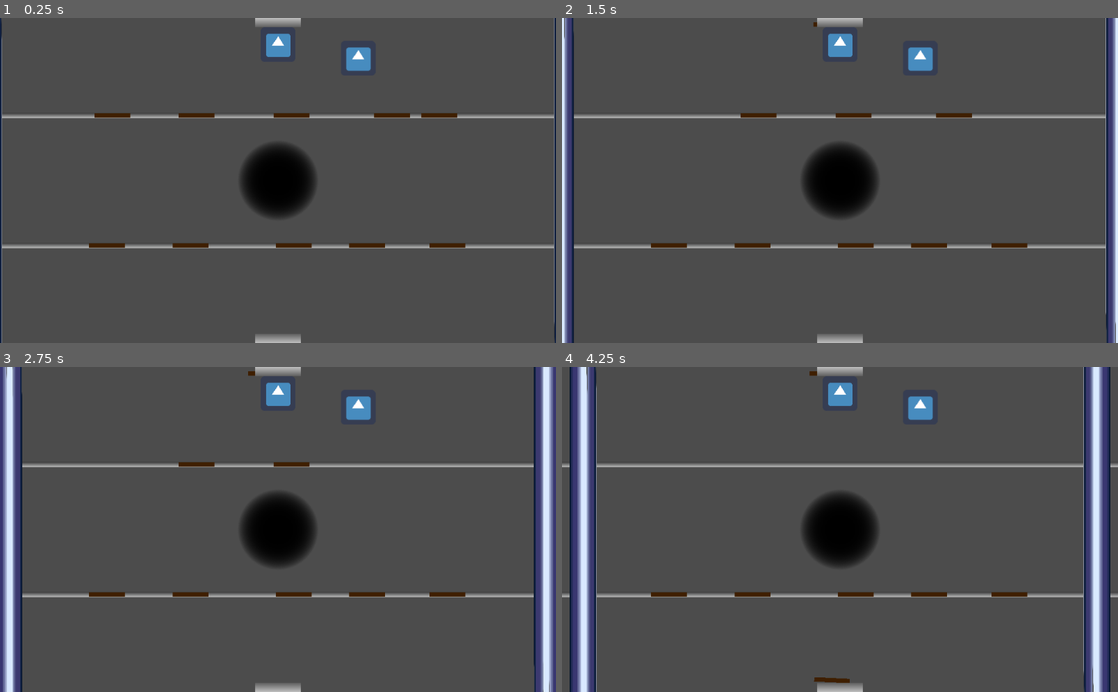
Above: before the commit, frames 1-4 (two rows, left to right).
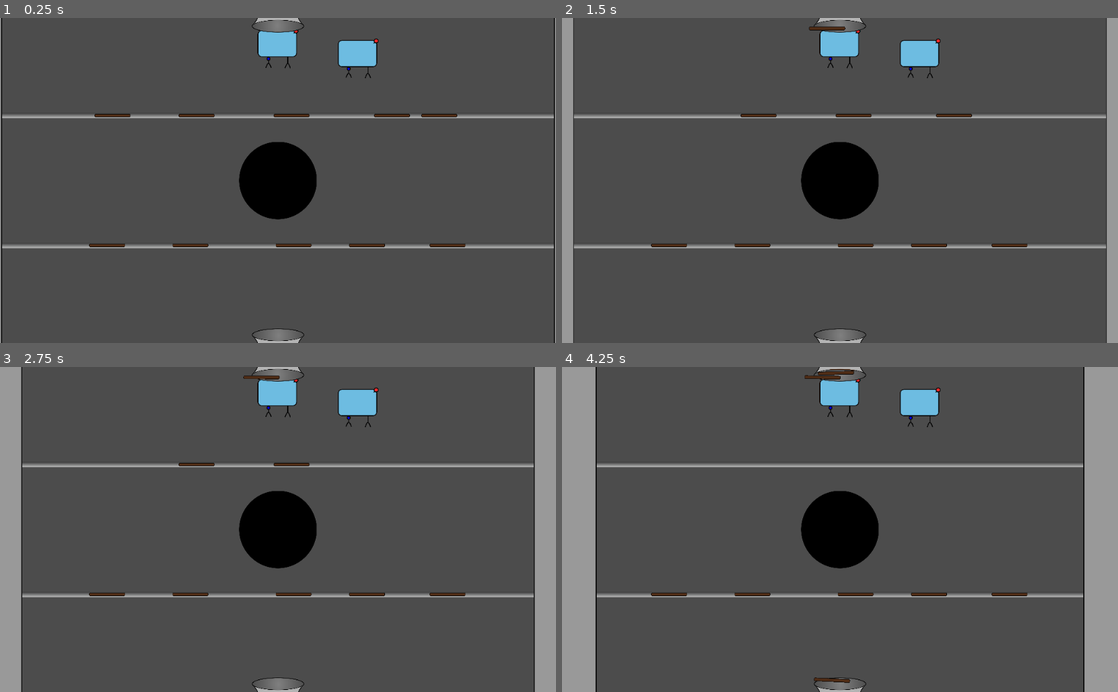
Above: after the commit, the same moments.

Repository: hgcummings/garbage-crusher
Game: Godot game, scene res://Main.tscn
Two runs of this game, one before a commit and one after it. Both use one fixed random seed, a clock stepped at 60 frames per second and the inputs below. The engine's default icon, where the game draws it, is replaced by a stand-in: a white triangle on a blue panel in a dark square.
Inputs (mouse positions are in pixels of both pictures, inside the frame that each line leads up to):
- Up to frame 1 (0.25 s): no input
- Up to frame 2 (1.5 s): tap Enter at 0.5 s; move the mouse to (673, 115) at 0.52 s; click (673, 115) at 0.67 s; move the mouse to (1001, 115) at 1.27 s; click (1001, 115) at 1.42 s
- Up to frame 3 (2.75 s): move the mouse to (394, 464) at 2.02 s; click (394, 464) at 2.17 s
- Up to frame 4 (4.25 s): move the mouse to (756, 464) at 2.77 s; click (756, 464) at 2.92 s; move the mouse to (851, 464) at 3.52 s; click (851, 464) at 3.67 s

The runs differ from the first frame. In frame 1, 3.7% of the frame differs, in the area x 0-100%, y 0-100%; in frame 2, 7.2%; in frame 3, 11%; in frame 4, 15%.

Commit message:
initial custom sprites

Diff:
--- a/ChannelStick.tscn
+++ b/ChannelStick.tscn
@@ -1,31 +1,12 @@
-[gd_scene load_steps=9 format=2]
+[gd_scene load_steps=6 format=2]
 
 [ext_resource path="res://ChannelStick.gd" type="Script" id=1]
+[ext_resource path="res://sprites/stick-1.png" type="Texture" id=2]
+[ext_resource path="res://sprites/stick-1-danger.png" type="Texture" id=3]
+[ext_resource path="res://sprites/stick-1-braced.png" type="Texture" id=4]
 
 [sub_resource type="RectangleShape2D" id=1]
 extents = Vector2( 33, 5 )
-
-[sub_resource type="Gradient" id=2]
-offsets = PoolRealArray( 0 )
-colors = PoolColorArray( 0.25098, 0.12549, 0, 1 )
-
-[sub_resource type="GradientTexture" id=3]
-gradient = SubResource( 2 )
-width = 33
-
-[sub_resource type="Gradient" id=6]
-offsets = PoolRealArray( 0, 0.5, 1 )
-colors = PoolColorArray( 0.25098, 0.12549, 0, 1, 0.501961, 0.254902, 0, 1, 0.25098, 0.12549, 0, 1 )
-
-[sub_resource type="GradientTexture" id=7]
-gradient = SubResource( 6 )
-
-[sub_resource type="Gradient" id=4]
-offsets = PoolRealArray( 0, 0.5, 1 )
-colors = PoolColorArray( 0.25098, 0.12549, 0, 1, 0.752941, 0.12549, 0, 1, 0.25098, 0.12549, 0, 1 )
-
-[sub_resource type="GradientTexture" id=5]
-gradient = SubResource( 4 )
 
 [node name="ChannelStick" type="KinematicBody2D"]
 input_pickable = true
@@ -35,20 +16,19 @@
 shape = SubResource( 1 )
 
 [node name="Sprite" type="Sprite" parent="."]
-position = Vector2( -1.49012e-08, -1.78814e-07 )
-scale = Vector2( 2, 8 )
-texture = SubResource( 3 )
+position = Vector2( -1.19209e-06, -1.49012e-07 )
+scale = Vector2( 0.129159, 0.153846 )
+texture = ExtResource( 2 )
 
 [node name="Sprite_Braced" type="Sprite" parent="."]
 visible = false
 position = Vector2( 8.34465e-07, 2.38419e-07 )
-scale = Vector2( 0.03125, 8 )
-texture = SubResource( 7 )
+scale = Vector2( 0.129, 0.154 )
+texture = ExtResource( 4 )
 
 [node name="Sprite_Alarm" type="Sprite" parent="."]
 visible = false
-position = Vector2( -1.10269e-06, 2.38419e-07 )
-scale = Vector2( 0.03125, 8 )
-texture = SubResource( 5 )
+scale = Vector2( 0.129, 0.154 )
+texture = ExtResource( 3 )
 
 [connection signal="input_event" from="." to="." method="_on_Stick_input_event"]
--- a/Chute.tscn
+++ b/Chute.tscn
@@ -1,16 +1,11 @@
 [gd_scene load_steps=5 format=2]
 
 [ext_resource path="res://Chute.gd" type="Script" id=1]
+[ext_resource path="res://sprites/chute.png" type="Texture" id=2]
+[ext_resource path="res://sprites/chute-top.png" type="Texture" id=3]
 
 [sub_resource type="RectangleShape2D" id=1]
-extents = Vector2( 42, 8.5 )
-
-[sub_resource type="Gradient" id=2]
-colors = PoolColorArray( 0.376471, 0.376471, 0.376471, 1, 0.752941, 0.752941, 0.752941, 1 )
-
-[sub_resource type="GradientTexture" id=3]
-gradient = SubResource( 2 )
-width = 200
+extents = Vector2( 49, 12 )
 
 [node name="Chute" type="StaticBody2D"]
 z_index = 100
@@ -18,11 +13,17 @@
 script = ExtResource( 1 )
 
 [node name="CollisionShape2D" type="CollisionShape2D" parent="."]
-position = Vector2( 0, 8.5 )
+position = Vector2( 0, 12 )
 shape = SubResource( 1 )
 
 [node name="Sprite" type="Sprite" parent="."]
-position = Vector2( 1.92597e-08, 8.44061 )
-rotation = -1.5708
-scale = Vector2( 0.0841608, 83.3791 )
-texture = SubResource( 3 )
+position = Vector2( -0.087883, -6.47625 )
+scale = Vector2( 0.177782, 0.177782 )
+texture = ExtResource( 2 )
+
+[node name="TopSprite" type="Sprite" parent="."]
+position = Vector2( -0.52515, -12.16 )
+scale = Vector2( 0.178462, 0.178462 )
+z_index = 150
+z_as_relative = false
+texture = ExtResource( 3 )
--- a/FloorStick.tscn
+++ b/FloorStick.tscn
@@ -1,22 +1,18 @@
-[gd_scene load_steps=7 format=2]
+[gd_scene load_steps=6 format=2]
 
 [ext_resource path="res://FloorStick.gd" type="Script" id=1]
 [ext_resource path="res://InteractiveChild.gd" type="Script" id=2]
+[ext_resource path="res://sprites/stick-1.png" type="Texture" id=3]
 
 [sub_resource type="RectangleShape2D" id=1]
 extents = Vector2( 33, 5 )
-
-[sub_resource type="Gradient" id=2]
-offsets = PoolRealArray( 0 )
-colors = PoolColorArray( 0.25098, 0.12549, 0, 1 )
-
-[sub_resource type="GradientTexture" id=3]
-gradient = SubResource( 2 )
 
 [sub_resource type="RectangleShape2D" id=4]
 extents = Vector2( 60, 5 )
 
 [node name="FloorStick" type="RigidBody2D"]
+z_index = 101
+z_as_relative = false
 collision_layer = 512
 collision_mask = 768
 linear_damp = 1.0
@@ -27,9 +23,9 @@
 shape = SubResource( 1 )
 
 [node name="Sprite" type="Sprite" parent="."]
-position = Vector2( -1.49012e-08, -1.78814e-07 )
-scale = Vector2( 0.0319824, 8 )
-texture = SubResource( 3 )
+position = Vector2( -1.19209e-06, -5.96046e-08 )
+scale = Vector2( 0.129921, 0.166667 )
+texture = ExtResource( 3 )
 
 [node name="PickupArea" type="Area2D" parent="."]
 collision_layer = 4096
--- a/Hole.tscn
+++ b/Hole.tscn
@@ -1,6 +1,6 @@
 [gd_scene load_steps=4 format=2]
 
-[ext_resource path="res://hole.png" type="Texture" id=1]
+[ext_resource path="res://sprites/hole.png" type="Texture" id=1]
 [ext_resource path="res://Hole.gd" type="Script" id=2]
 
 [sub_resource type="CircleShape2D" id=1]
--- a/Player.tscn
+++ b/Player.tscn
@@ -1,6 +1,6 @@
 [gd_scene load_steps=5 format=2]
 
-[ext_resource path="res://icon.png" type="Texture" id=1]
+[ext_resource path="res://sprites/robot-blue-busy.png" type="Texture" id=1]
 [ext_resource path="res://PlayerMovement.gd" type="Script" id=2]
 
 [sub_resource type="RectangleShape2D" id=1]
@@ -16,6 +16,7 @@
 script = ExtResource( 2 )
 
 [node name="Sprite" type="Sprite" parent="."]
+scale = Vector2( 0.237013, 0.237013 )
 texture = ExtResource( 1 )
 
 [node name="CollisionShape2D" type="CollisionShape2D" parent="."]
--- a/Wall.tscn
+++ b/Wall.tscn
@@ -1,18 +1,19 @@
 [gd_scene load_steps=4 format=2]
 
-[ext_resource path="res://wall.png" type="Texture" id=1]
+[ext_resource path="res://sprites/crusher.png" type="Texture" id=1]
 [ext_resource path="res://Wall.gd" type="Script" id=2]
 
 [sub_resource type="RectangleShape2D" id=1]
 extents = Vector2( 25, 300 )
 
 [node name="Wall" type="KinematicBody2D"]
-z_index = 50
+z_index = 1000
 script = ExtResource( 2 )
 
 [node name="Sprite" type="Sprite" parent="."]
-position = Vector2( -25, 0 )
-scale = Vector2( 0.0657895, 0.3 )
+position = Vector2( -319, 0 )
+rotation = 3.14159
+scale = Vector2( 0.220137, 0.220137 )
 texture = ExtResource( 1 )
 
 [node name="CollisionShape2D" type="CollisionShape2D" parent="."]
Binary file added: sprites/chute-top.png
Not shown, added: sprites/chute-top.png.import
Binary file added: sprites/chute.png
Not shown, added: sprites/chute.png.import
Binary file added: sprites/crusher.png
Not shown, added: sprites/crusher.png.import
Binary file added: sprites/hole.png
Not shown, added: sprites/hole.png.import
Binary file added: sprites/robot-blue-busy.png
Not shown, added: sprites/robot-blue-busy.png.import
Binary file added: sprites/stick-1-braced.png
Not shown, added: sprites/stick-1-braced.png.import
(and 4 more such lines)
